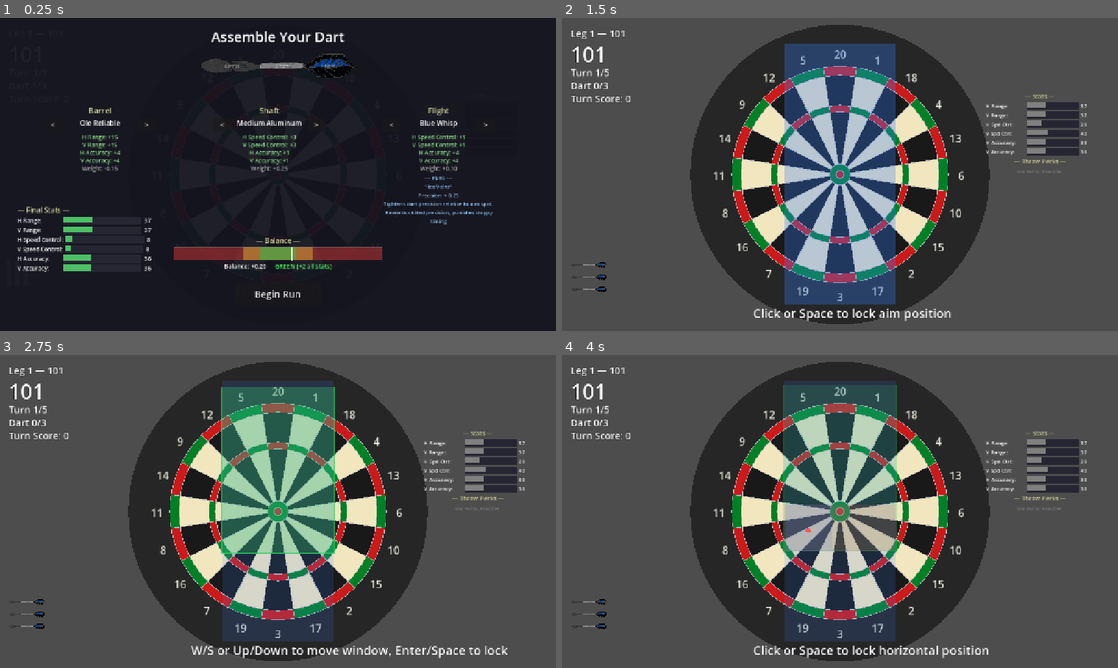
Above: before the commit, frames 1-4 (two rows, left to right).
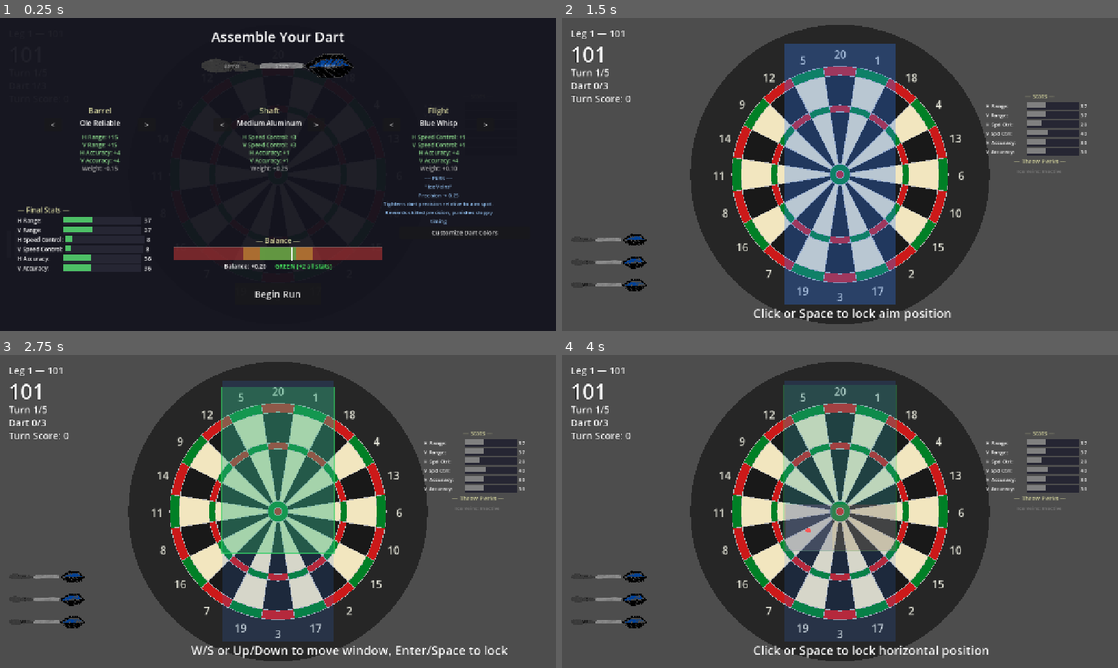
Above: after the commit, the same moments.

Repository: maxxBearr/darts-game
Game: Godot game, scene res://scenes/main.tscn
Same seed, same stepped clock (60 frames per second), same inputs: the game is played once before the commit and once after it.
Inputs (mouse positions are in pixels of both pictures, inside the frame that each line leads up to):
- Up to frame 1 (0.25 s): no input
- Up to frame 2 (1.5 s): click (1029, 233) at 0.5 s, where only the run after the commit has a clickable "Customize Dart Colors"; click "Begin Run" at 1.25 s
- Up to frame 3 (2.75 s): tap Enter at 2, 2.1 s; move the mouse to (400, 495) at 2.02 s; hold Up (ui_up) from 2.03 s (still down); click (400, 495) at 2.17 s; tap Space at 2.27 s
- Up to frame 4 (4 s): release Up (ui_up) at 2.75 s; drag from (728, 527) to (812, 574) at 2.77 s; tap Space at 3.5 s; move the mouse to (895, 442) at 3.52 s; hold Up (ui_up) from 3.53 s (still down); tap Enter at 3.6 s

The runs differ from the first frame. In frame 1, 0.1% of the frame differs, in the area x 77-90%, y 67-70%; in frame 2, 0.5%, in the area x 2-16%, y 68-88%; in frame 3, 0.5%; in frame 4, 0.5%.

Commit message:
some hud fixes

Diff:
--- a/scenes/main.tscn
+++ b/scenes/main.tscn
@@ -182,8 +182,8 @@
 anchor_top = 1.0
 anchor_bottom = 1.0
 offset_left = 20.0
-offset_top = -162.0
-offset_right = 169.0
+offset_top = -230.0
+offset_right = 260.0
 offset_bottom = -15.0
 grow_vertical = 0
 script = ExtResource("6_dart_indicator")
@@ -191,6 +191,8 @@
 line_width = 10.0
 line_height = 60.0
 spacing = 19.325
+mini_dart_height = 40.0
+mini_dart_spacing = 12.0
 
 [node name="UpgradeContainer" type="HBoxContainer" parent="HUD" unique_id=1583048928]
 visible = false
--- a/scripts/assembly_screen.gd
+++ b/scripts/assembly_screen.gd
@@ -44,6 +44,11 @@
 var _balance_label: Label
 var _zone_label: Label
 var _begin_button: Button
+var _color_panel: VBoxContainer
+var _color_toggle_button: Button
+var _outer_color_picker: ColorPickerButton
+var _inner_color_picker: ColorPickerButton
+var _dart_preview: Control
 
 const STAT_KEYS: Array[String] = [
 	"horizontal_range", "vertical_range",
@@ -112,6 +117,9 @@
 
 	# Balance bar (center-bottom)
 	_build_balance_bar()
+
+	# Dart color customizer (bottom-right)
+	_build_dart_color_ui()
 
 	# Begin Run button
 	_begin_button = Button.new()
@@ -393,6 +401,84 @@
 	_balance_bar.draw_rect(Rect2(0.0, 0.0, w, h), Color(0.5, 0.5, 0.5, 0.6), false, 1.0)
 
 
+func _build_dart_color_ui() -> void:
+	var container: VBoxContainer = VBoxContainer.new()
+	container.position = Vector2(920.0, 480.0)
+	container.size = Vector2(300.0, 160.0)
+	container.add_theme_constant_override("separation", 6)
+	add_child(container)
+
+	_color_toggle_button = Button.new()
+	_color_toggle_button.text = "Customize Dart Colors"
+	_color_toggle_button.add_theme_font_size_override("font_size", 14)
+	_color_toggle_button.pressed.connect(_on_color_toggle)
+	container.add_child(_color_toggle_button)
+
+	_color_panel = VBoxContainer.new()
+	_color_panel.add_theme_constant_override("separation", 6)
+	_color_panel.visible = false
+	container.add_child(_color_panel)
+
+	# Dart preview circle
+	_dart_preview = Control.new()
+	_dart_preview.custom_minimum_size = Vector2(60.0, 60.0)
+	_dart_preview.draw.connect(_draw_dart_preview)
+	_color_panel.add_child(_dart_preview)
+
+	# Outer color row
+	var outer_row: HBoxContainer = HBoxContainer.new()
+	outer_row.add_theme_constant_override("separation", 8)
+	_color_panel.add_child(outer_row)
+
+	var outer_label: Label = Label.new()
+	outer_label.text = "Outer:"
+	outer_label.add_theme_font_size_override("font_size", 13)
+	outer_label.custom_minimum_size = Vector2(50.0, 0.0)
+	outer_row.add_child(outer_label)
+
+	_outer_color_picker = ColorPickerButton.new()
+	_outer_color_picker.custom_minimum_size = Vector2(80.0, 30.0)
+	_outer_color_picker.color = Color(0.9, 0.85, 0.0)
+	_outer_color_picker.color_changed.connect(_on_dart_color_changed)
+	outer_row.add_child(_outer_color_picker)
+
+	# Inner color row
+	var inner_row: HBoxContainer = HBoxContainer.new()
+	inner_row.add_theme_constant_override("separation", 8)
+	_color_panel.add_child(inner_row)
+
+	var inner_label: Label = Label.new()
+	inner_label.text = "Inner:"
+	inner_label.add_theme_font_size_override("font_size", 13)
+	inner_label.custom_minimum_size = Vector2(50.0, 0.0)
+	inner_row.add_child(inner_label)
+
+	_inner_color_picker = ColorPickerButton.new()
+	_inner_color_picker.custom_minimum_size = Vector2(80.0, 30.0)
+	_inner_color_picker.color = Color(0.2, 0.2, 0.2)
+	_inner_color_picker.color_changed.connect(_on_dart_color_changed)
+	inner_row.add_child(_inner_color_picker)
+
+
+func _on_color_toggle() -> void:
+	_color_panel.visible = not _color_panel.visible
+
+
+func _on_dart_color_changed(_color: Color) -> void:
+	if dart_build:
+		dart_build.dart_outer_color = _outer_color_picker.color
+		dart_build.dart_inner_color = _inner_color_picker.color
+	_dart_preview.queue_redraw()
+
+
+func _draw_dart_preview() -> void:
+	var center: Vector2 = Vector2(30.0, 30.0)
+	var outer_color: Color = _outer_color_picker.color if _outer_color_picker else Color(0.9, 0.85, 0.0)
+	var inner_color: Color = _inner_color_picker.color if _inner_color_picker else Color(0.2, 0.2, 0.2)
+	_dart_preview.draw_circle(center, 16.0, outer_color)
+	_dart_preview.draw_circle(center, 6.0, inner_color)
+
+
 ## Show the assembly screen with the given base stats for bar display.
 ## Preserves the player's previous dart build when returning between runs.
 func show_assembly(p_base_stats: Dictionary) -> void:
@@ -414,6 +500,14 @@
 			dart_build.equip_shaft(_shafts[_shaft_idx])
 		if _flights.size() > 0:
 			dart_build.equip_flight(_flights[_flight_idx])
+
+		# Sync color pickers with stored dart colors
+		if _outer_color_picker:
+			_outer_color_picker.color = dart_build.dart_outer_color
+		if _inner_color_picker:
+			_inner_color_picker.color = dart_build.dart_inner_color
+		if _dart_preview:
+			_dart_preview.queue_redraw()
 
 	_refresh_all()
 	visible = true
--- a/scripts/dart_build.gd
+++ b/scripts/dart_build.gd
@@ -20,6 +20,12 @@
 
 ## Maximum accuracy skew in pixels at deep red imbalance.
 @export var max_red_skew_pixels: float = 30.0
+
+## Player-chosen dart marker outer ring color.
+var dart_outer_color: Color = Color(0.9, 0.85, 0.0)
+
+## Player-chosen dart marker inner ring color.
+var dart_inner_color: Color = Color(0.2, 0.2, 0.2)
 
 
 func get_balance_value() -> float:
--- a/scripts/dart_marker.gd
+++ b/scripts/dart_marker.gd
@@ -1,8 +1,11 @@
 extends Node2D
 ## A simple visual marker representing a dart stuck in the board.
 
-## Color of this dart marker.
+## Color of the outer ring.
 var dart_color: Color = Color(0.9, 0.85, 0.0)
+
+## Color of the inner center dot.
+var dart_inner_color: Color = Color(0.2, 0.2, 0.2)
 
 ## Radius of this dart marker in pixels.
 var dart_size: float = 5.0
@@ -13,7 +16,5 @@
 
 
 func _draw() -> void:
-	# Outer ring
 	draw_circle(Vector2.ZERO, dart_size, dart_color)
-	# Inner dark center for visibility
-	draw_circle(Vector2.ZERO, dart_size * 0.4, Color(0.2, 0.2, 0.2))
+	draw_circle(Vector2.ZERO, dart_size * 0.4, dart_inner_color)
--- a/scripts/hud.gd
+++ b/scripts/hud.gd
@@ -119,14 +119,30 @@
 
 
 ## Update the dart counter display and visual indicator.
-func update_darts(darts_remaining: int) -> void:
+func update_darts(darts_remaining: int, is_last_turn: bool = false) -> void:
 	dart_label.text = "Dart %d/3" % [3 - darts_remaining]
 	dart_indicator.set_darts_remaining(darts_remaining)
-	if darts_remaining == 1:
+	if darts_remaining == 1 and is_last_turn:
+		dart_label.text = "FINAL DART!"
+		dart_label.add_theme_font_size_override("font_size", 28)
+		dart_label.modulate = Color(1.0, 0.25, 0.2)
+		_shake_label(dart_label)
+	elif darts_remaining == 1:
 		dart_label.text += " — LAST DART!"
-		dart_label.modulate = Color(1.0, 0.6, 0.2)
+		dart_label.remove_theme_font_size_override("font_size")
+		dart_label.modulate = Color(1.0, 1.0, 1.0)
 	else:
+		dart_label.remove_theme_font_size_override("font_size")
 		dart_label.modulate = Color(1.0, 1.0, 1.0)
+
+
+func _shake_label(label: Label) -> void:
+	var original_pos: Vector2 = label.position
+	var tween: Tween = create_tween()
+	for i: int in range(6):
+		var offset: Vector2 = Vector2(randf_range(-4.0, 4.0), randf_range(-3.0, 3.0))
+		tween.tween_property(label, "position", original_pos + offset, 0.05)
+	tween.tween_property(label, "position", original_pos, 0.05)
 
 
 ## Update the leg label display.
--- a/scripts/main.gd
+++ b/scripts/main.gd
@@ -1,9 +1,6 @@
 extends Node2D
 ## Main scene controller. Orchestrates the dartboard, throw mechanic, X01 game logic, and HUD.
 ## Manages game flow: X01 run → legs → turns → darts → score → upgrades → repeat.
-
-## Color of placed dart markers on the board.
-@export var dart_color: Color = Color(0.9, 0.85, 0.0)
 
 ## Radius of placed dart markers in pixels.
 @export var dart_size: float = 5.0
@@ -241,7 +238,8 @@
 
 	# Update dart counter to show which dart we're on
 	var darts_remaining: int = 3 - x01_game.darts_this_turn
-	hud.update_darts(darts_remaining)
+	var is_last_turn: bool = x01_game.current_turn == x01_game.max_turns
+	hud.update_darts(darts_remaining, is_last_turn)
 	hud.show_instruction("Click or Space to lock aim position")
 	throw_mechanic.start_throw(dartboard.global_position, dartboard.board_radius)
 
@@ -318,7 +316,7 @@
 		_awaiting_next_dart = true
 
 	# Update dart counter
-	hud.update_darts(response["darts_remaining"])
+	hud.update_darts(response["darts_remaining"], x01_game.current_turn == x01_game.max_turns)
 
 	# Re-enable hover so the player can inspect the board while deciding
 	_enable_hover()
@@ -581,7 +579,7 @@
 	hud.update_leg(x01_game.current_leg, x01_game.target_score)
 	hud.update_turn(x01_game.current_turn, x01_game.max_turns)
 	hud.update_remaining(x01_game.remaining_score)
-	hud.update_darts(3 - x01_game.darts_this_turn)
+	hud.update_darts(3 - x01_game.darts_this_turn, x01_game.current_turn == x01_game.max_turns)
 	_update_stats_display()
 
 
@@ -632,7 +630,8 @@
 	var dart: Node2D = Node2D.new()
 	dart.position = position
 	dart.set_script(preload("res://scripts/dart_marker.gd"))
-	dart.set("dart_color", dart_color)
+	dart.set("dart_color", dart_build.dart_outer_color)
+	dart.set("dart_inner_color", dart_build.dart_inner_color)
 	dart.set("dart_size", dart_size)
 	dart_container.add_child(dart)
 
